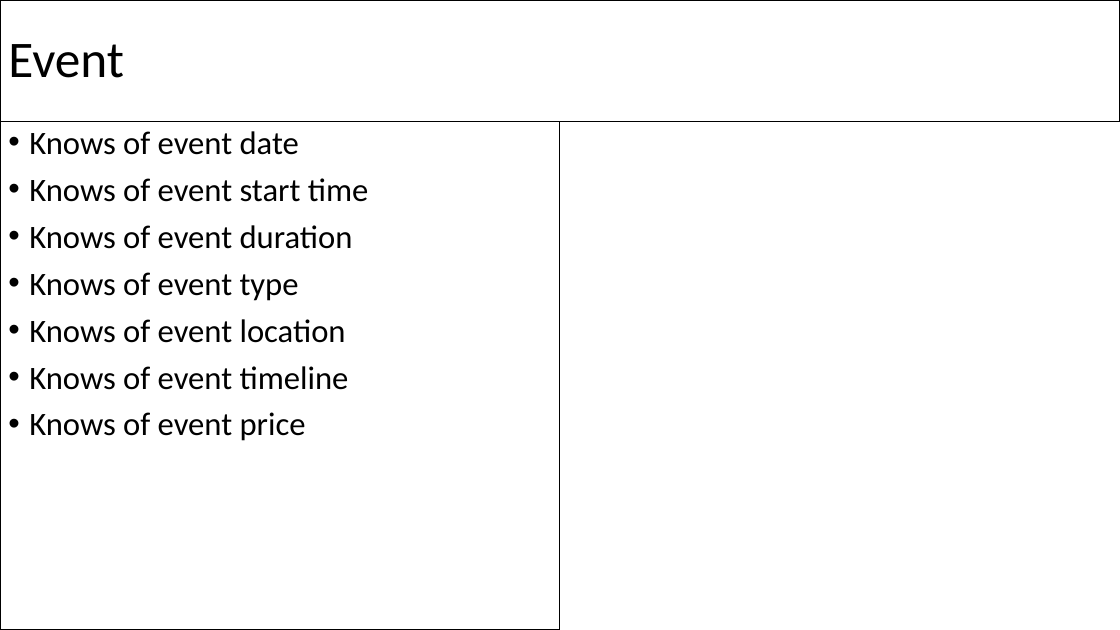
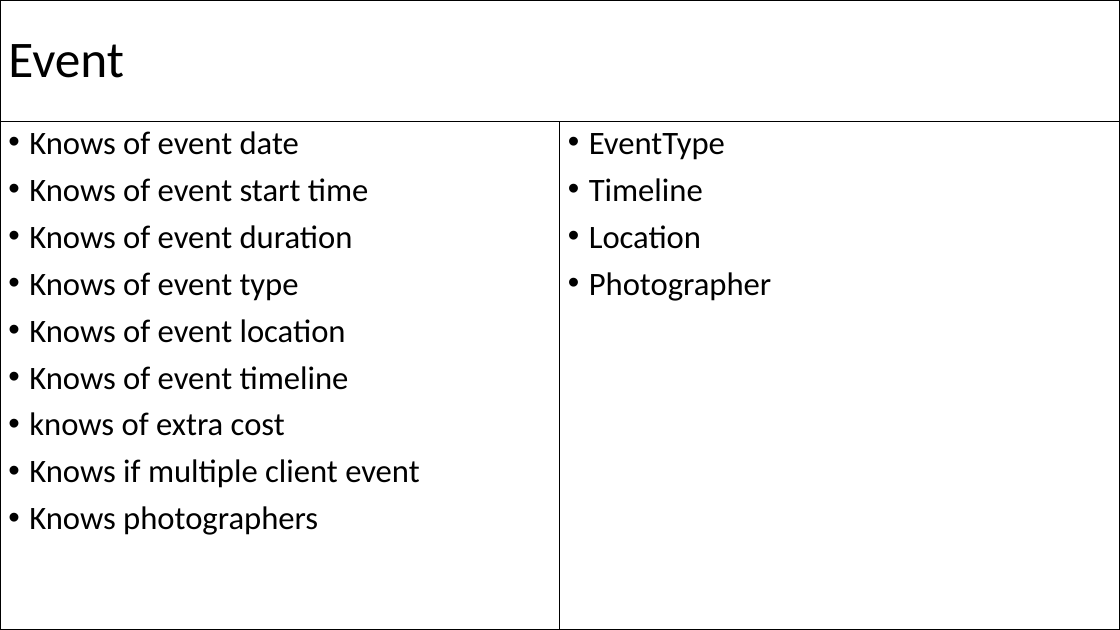
Before and after one commit to paulsbunion/WeddingTracker, a slide deck: slide 2 of Documentation/CRCs.pptx. Drawn at 1120x630 pixels with LibreOffice and Linux fonts; fonts in the diff are those of the drawing. Boxes give left, top, right and bottom in pixels: in the first picture for what was removed or moved away, otherwise in the second. Text is boxed around its words. In the diff, an @@ line names an element or a change of style, - is before the commit and + after.

```diff
--- a/Documentation/CRCs.pptx
+++ b/Documentation/CRCs.pptx
@@ text added at (560,122,1120,630), outline #000000 0.75 pt, 28 pt, text #000000 @@
+• EventType
+• Timeline
+• Location
+• Photographer
@@ text at (29,412,419,535): text changed @@
-• Knows of event price
+• knows of extra cost
+• Knows if multiple client event
+• Knows photographers
```
Also in this commit, not shown: 1 slide added, 30 other files.
